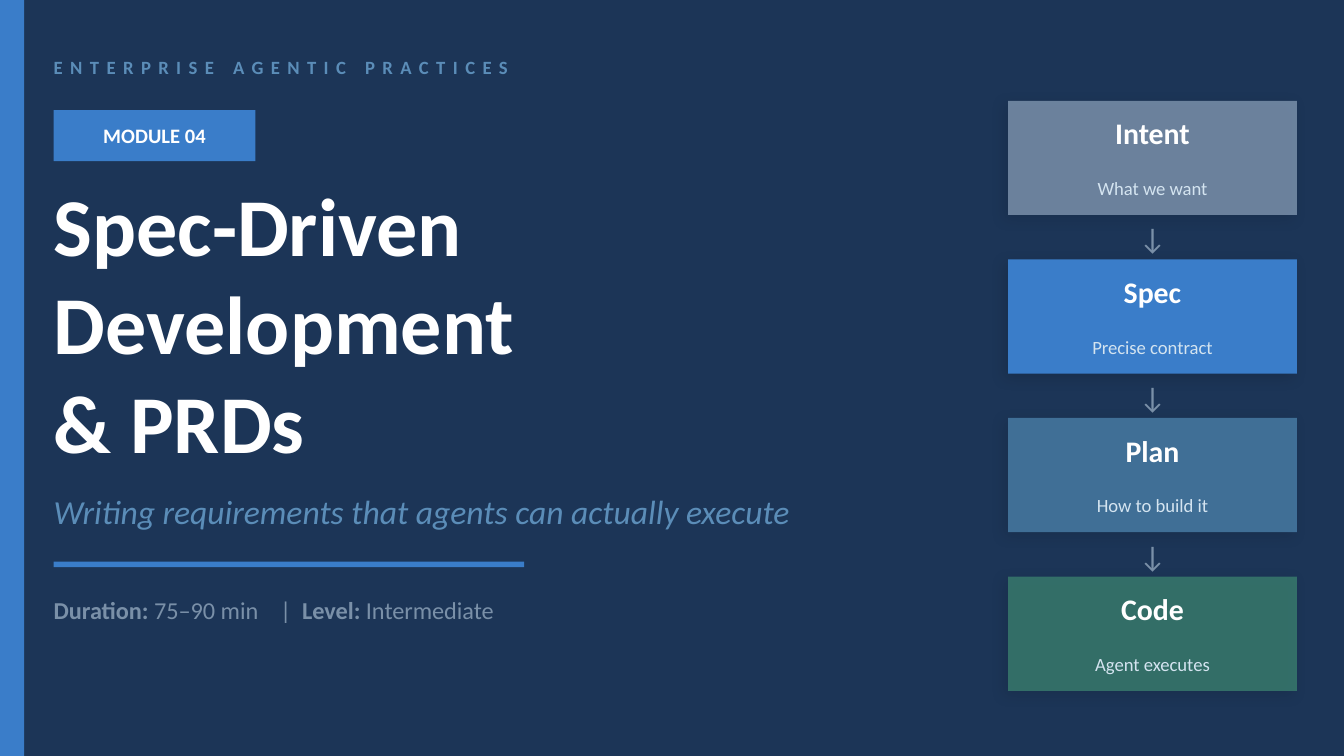
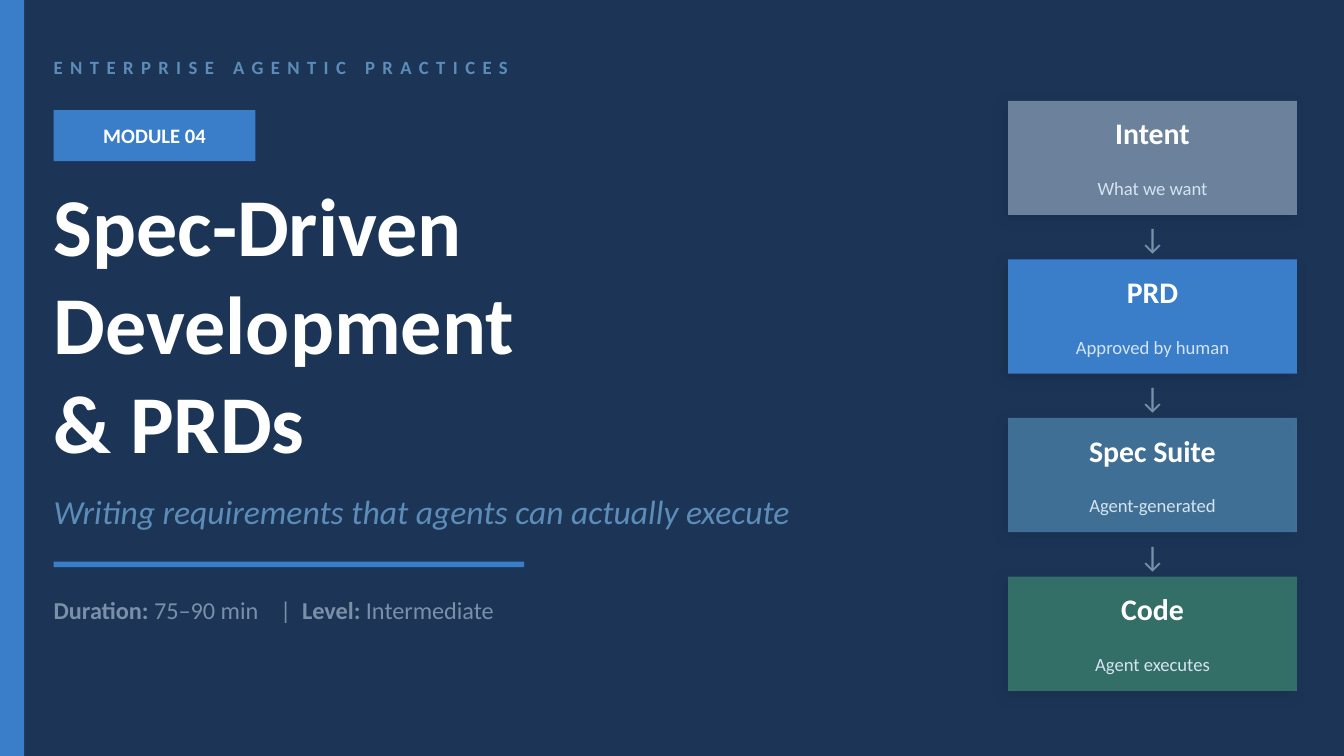
Before and after one commit to stainedhead/agentic-dev-training, a slide deck: slide 1 of slides/Module_04_SDD_PRDs.pptx. Drawn at 1344x756 pixels with LibreOffice and Linux fonts; fonts in the diff are those of the drawing. Boxes give left, top, right and bottom in pixels: in the first picture for what was removed or moved away, otherwise in the second. Text is boxed around its words. In the diff, an @@ line names an element or a change of style, - is before the commit and + after.

```diff
--- a/slides/Module_04_SDD_PRDs.pptx
+++ b/slides/Module_04_SDD_PRDs.pptx
@@ text at box(1127, 283, 1178, 303): text changed @@
-Spec
+PRD
@@ text at box(1076, 341, 1229, 357): text changed @@
-Precise contract
+Approved by human
@@ text at box(1089, 441, 1215, 467): text changed @@
-Plan
+Spec Suite
@@ text at box(1089, 499, 1215, 515): text changed @@
-How to build it
+Agent-generated
```
Also in this commit, not shown: 2 other slides changed, 9 slides added, 9 slides removed, 15 other files.
